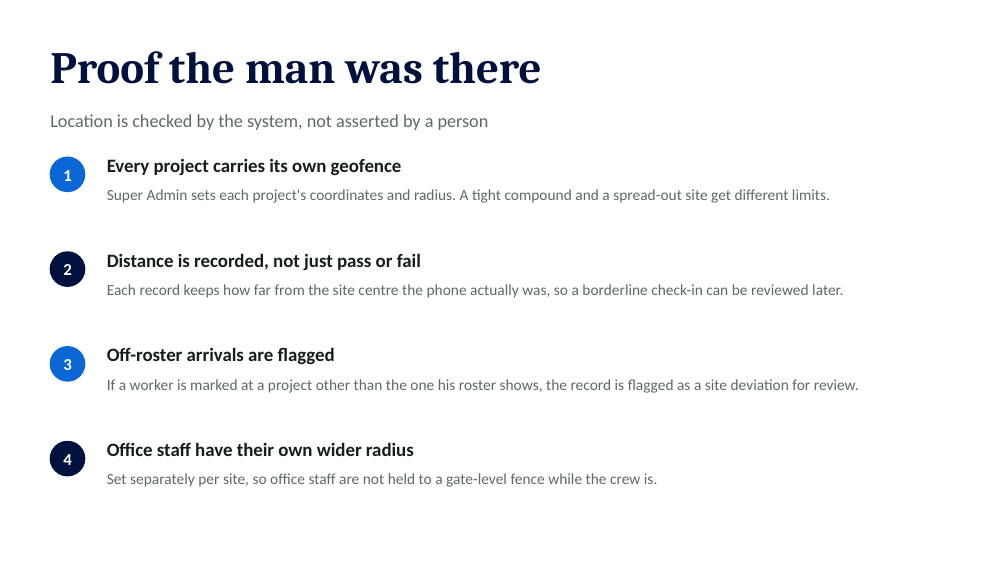
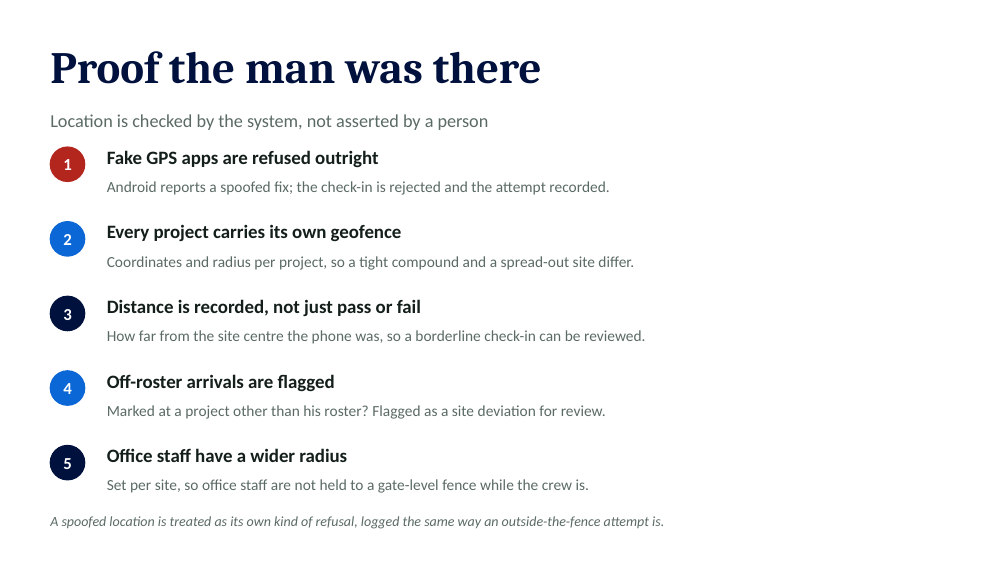
Before and after one commit to ui-sameerkhan/mini-agent-sameer, a slide deck: slide 6 of docs/SitePulse_HR_Presentation.pptx. Drawn at 1008x567 pixels with LibreOffice and Linux fonts; fonts in the diff are those of the drawing. Boxes give left, top, right and bottom in pixels: in the first picture for what was removed or moved away, otherwise in the second. Text is boxed around its words. In the diff, an @@ line names an element or a change of style, - is before the commit and + after.

```diff
--- a/docs/SitePulse_HR_Presentation.pptx
+++ b/docs/SitePulse_HR_Presentation.pptx
@@ text "1": place and size @@
-text "1" at bbox=[63, 170, 71, 181]
+text "1" at bbox=[63, 159, 71, 170]
@@ ellipse: place and size @@
-ellipse at bbox=[50, 157, 85, 192]
+ellipse at bbox=[50, 147, 85, 181]
@@ ellipse at bbox=[50, 147, 85, 181]: fill #0B66D6 to #B3261E; outline #0B66D6 1 pt to #B3261E 1 pt @@
@@ text added at bbox=[107, 150, 378, 168], 13.5 pt, text #141F1A, bold @@
+Fake GPS apps are refused outright
@@ text at bbox=[107, 181, 609, 195]: text changed @@
-Super Admin sets each project's coordinates and radius. A tight compound and a spread-out site get different limits.
+Android reports a spoofed fix; the check-in is rejected and the attempt recorded.
@@ text "2": place and size @@
-text "2" at bbox=[63, 264, 71, 275]
+text "2" at bbox=[63, 234, 71, 245]
@@ ellipse: place and size @@
-ellipse at bbox=[50, 252, 85, 286]
+ellipse at bbox=[50, 222, 85, 256]
@@ ellipse at bbox=[50, 222, 85, 256]: fill #00113D to #0B66D6; outline #00113D 1 pt to #0B66D6 1 pt @@
@@ text "Every project carries its own ...": place and size @@
-text "Every project carries its own ..." at bbox=[107, 158, 402, 175]
+text "Every project carries its own ..." at bbox=[107, 224, 402, 241]
@@ text added at bbox=[107, 256, 634, 270], 11 pt, text #5B6B63 @@
+Coordinates and radius per project, so a tight compound and a spread-out site differ.
@@ text "3": place and size @@
-text "3" at bbox=[63, 359, 71, 370]
+text "3" at bbox=[63, 309, 71, 320]
@@ ellipse: place and size @@
-ellipse at bbox=[50, 347, 85, 381]
+ellipse at bbox=[50, 296, 85, 331]
@@ ellipse at bbox=[50, 296, 85, 331]: fill #0B66D6 to #00113D; outline #0B66D6 1 pt to #00113D 1 pt @@
@@ text "Distance is recorded, not just ...": place and size @@
-text "Distance is recorded, not just ..." at bbox=[107, 253, 421, 270]
+text "Distance is recorded, not just ..." at bbox=[107, 299, 421, 316]
@@ text at bbox=[107, 330, 646, 344]: text changed @@
-Each record keeps how far from the site centre the phone actually was, so a borderline check-in can be reviewed later.
+How far from the site centre the phone was, so a borderline check-in can be reviewed.
@@ text "4": place and size @@
-text "4" at bbox=[63, 454, 71, 465]
+text "4" at bbox=[63, 383, 71, 394]
@@ ellipse: place and size @@
-ellipse at bbox=[50, 442, 85, 476]
+ellipse at bbox=[50, 371, 85, 405]
@@ ellipse at bbox=[50, 371, 85, 405]: fill #00113D to #0B66D6; outline #00113D 1 pt to #0B66D6 1 pt @@
@@ text "Off-roster arrivals are flagged": place and size @@
-text "Off-roster arrivals are flagged" at bbox=[107, 347, 335, 365]
+text "Off-roster arrivals are flagged" at bbox=[107, 374, 335, 392]
@@ text at bbox=[107, 405, 606, 419]: text changed @@
-If a worker is marked at a project other than the one his roster shows, the record is flagged as a site deviation for review.
+Marked at a project other than his roster? Flagged as a site deviation for review.
@@ ellipse added at bbox=[50, 446, 85, 480], fill #00113D, outline #00113D 1 pt @@
@@ text at bbox=[107, 448, 347, 462]: text changed @@
-Office staff have their own wider radius
+Office staff have a wider radius
@@ text added at bbox=[63, 458, 71, 469], 12 pt, text #FFFFFF, bold @@
+5
@@ text at bbox=[107, 479, 589, 493]: text changed @@
-Set separately per site, so office staff are not held to a gate-level fence while the crew is.
+Set per site, so office staff are not held to a gate-level fence while the crew is.
@@ text added at bbox=[50, 516, 664, 529], 10 pt, text #5B6B63, italic @@
+A spoofed location is treated as its own kind of refusal, logged the same way an outside-the-fence attempt is.
```
Also in this commit, not shown: 4 other slides changed, 1 slide added, 3 other files.
